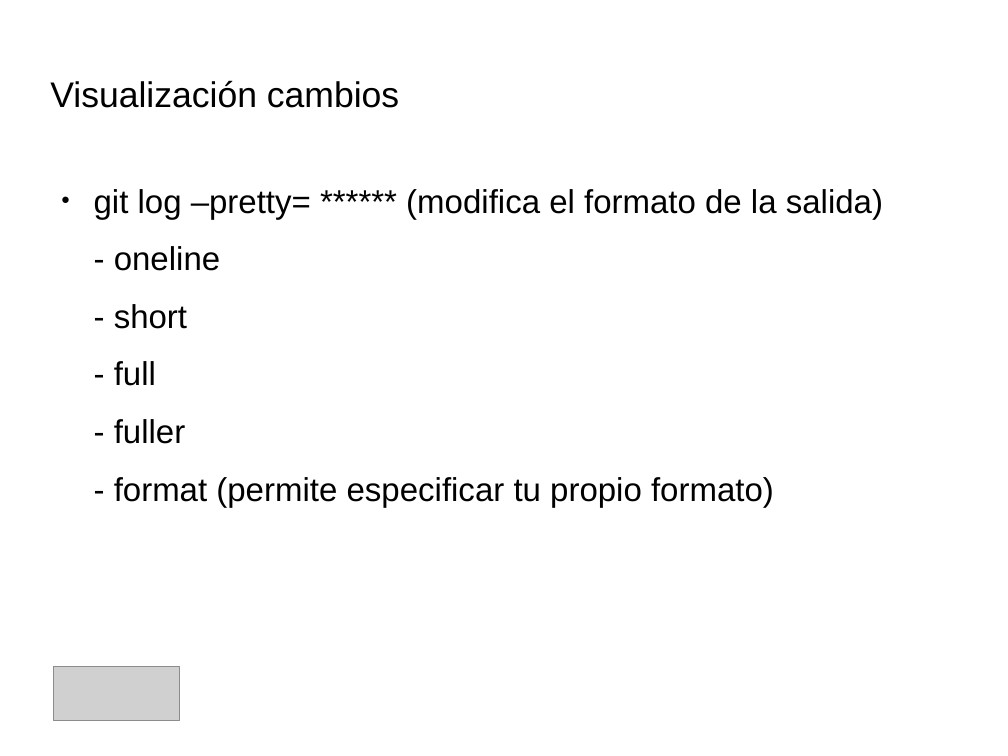
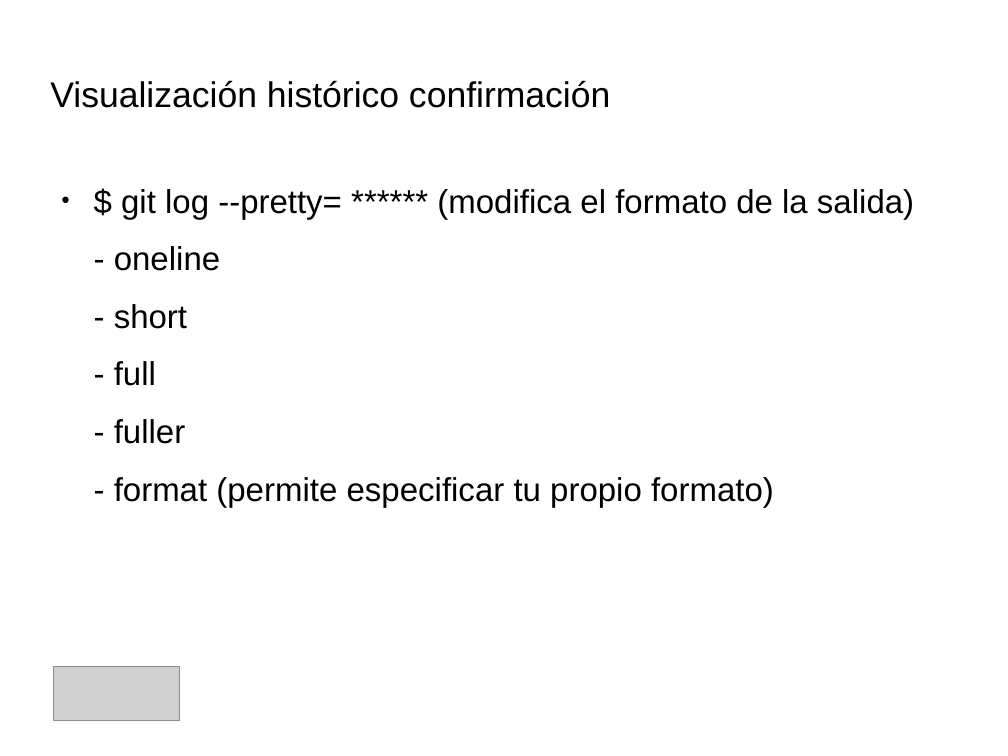
Before and after one commit to IllanPedro/Hardware, a slide deck: slide 15 of CursoGIT,GITHUB,SOURCETREE/Precentacion_Git.odp. Drawn at 1008x756 pixels with LibreOffice and Linux fonts; fonts in the diff are those of the drawing; grey boxes stand for pictures; background and template pictures are left out. Boxes give left, top, right and bottom in pixels: in the first picture for what was removed or moved away, otherwise in the second. Text is boxed around its words. In the diff, an @@ line names an element or a change of style, - is before the commit and + after.

```diff
--- a/CursoGIT,GITHUB,SOURCETREE/Precentacion_Git.odp
+++ b/CursoGIT,GITHUB,SOURCETREE/Precentacion_Git.odp
@@ title at <box>50,80,610,108</box>: text changed @@
-Visualización cambios
+Visualización histórico confirmación
@@ text at <box>121,189,914,219</box>: text changed @@
-● git log –pretty= ****** (modifica el formato de la salida)
+● $ git log --pretty= ****** (modifica el formato de la salida)
```
Also in this commit, not shown: 11 other slides changed, 9 slides added, 2 slides removed, 1 other file.
